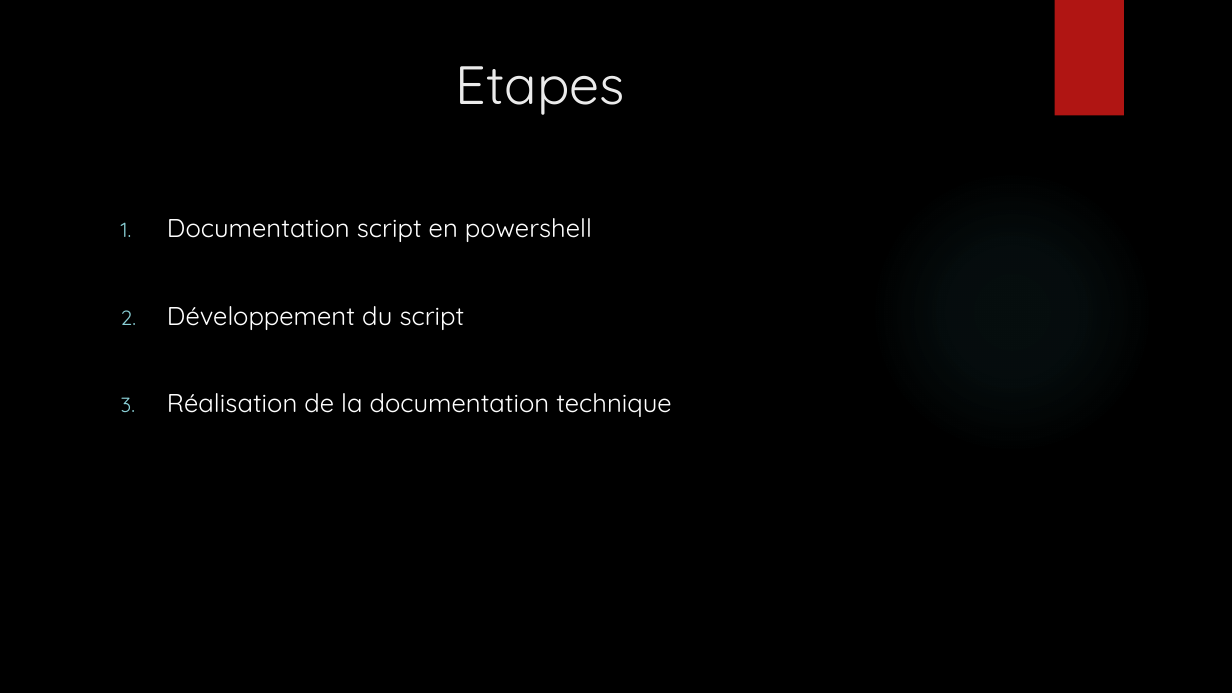
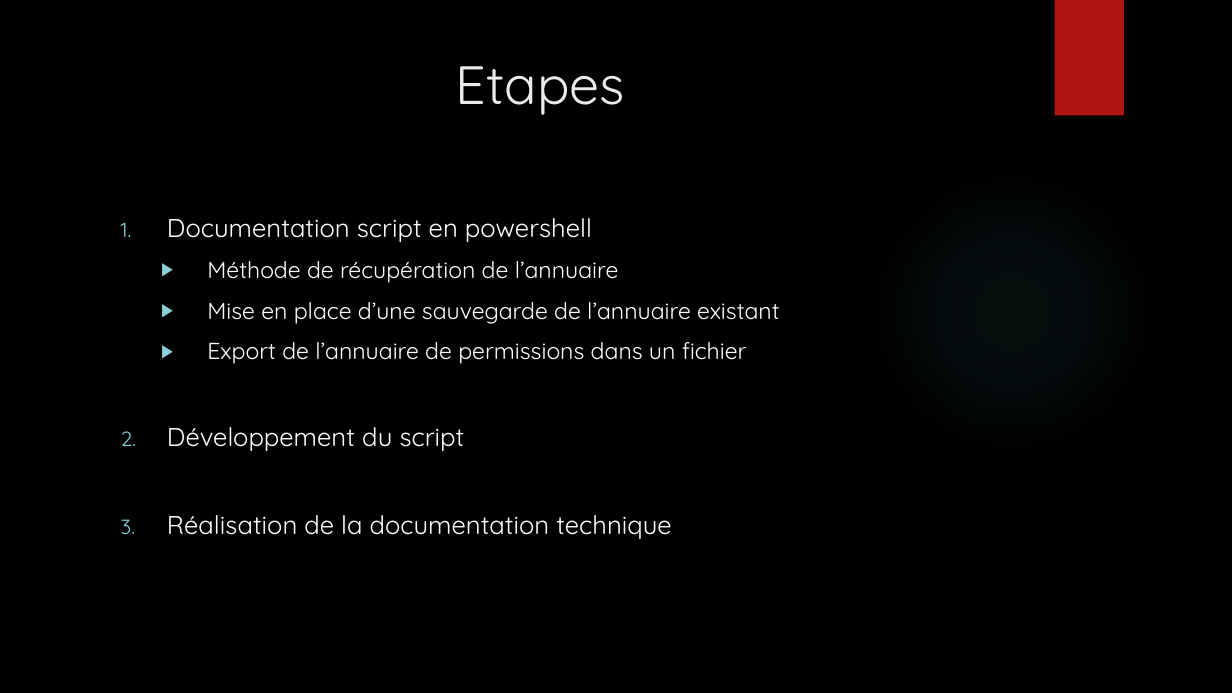
Before and after one commit to FernandezBenjamin/Admin-Windows-Server, a slide deck: slide 4 of Projet_Windows_serveur.pptx. Drawn at 1232x693 pixels with LibreOffice and Linux fonts; fonts in the diff are those of the drawing; background and template pictures are left out. Boxes give left, top, right and bottom in pixels: in the first picture for what was removed or moved away, otherwise in the second. Text is boxed around its words. In the diff, an @@ line names an element or a change of style, - is before the commit and + after.

```diff
--- a/Projet_Windows_serveur.pptx
+++ b/Projet_Windows_serveur.pptx
@@ text at <box>207,261,780,364</box>: paragraphs added @@
+  ▶ Méthode de récupération de l’annuaire
+  ▶ Mise en place d’une sauvegarde de l’annuaire existant
+  ▶ Export de l’annuaire de permissions dans un fichier
```
Also in this commit, not shown: 2 other slides changed.
